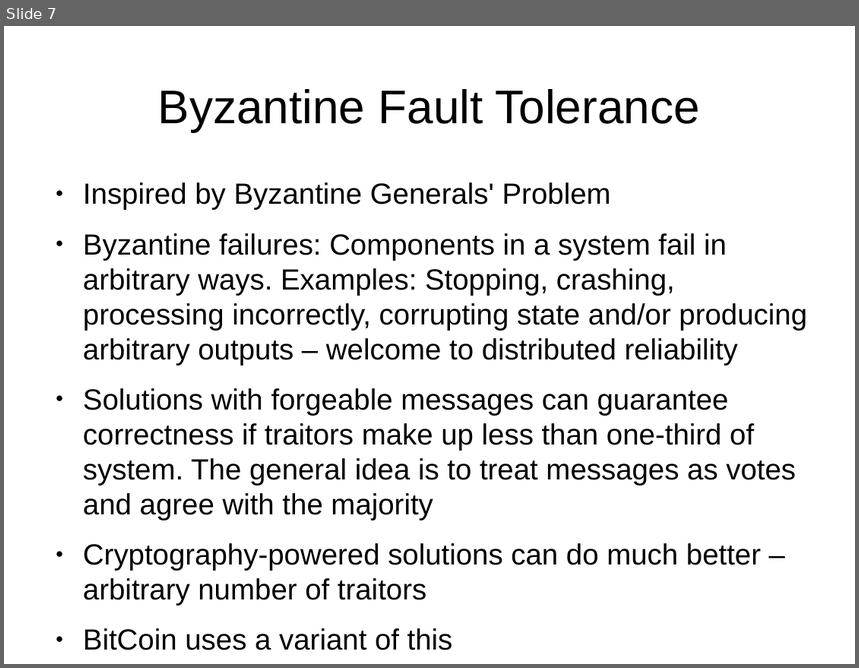
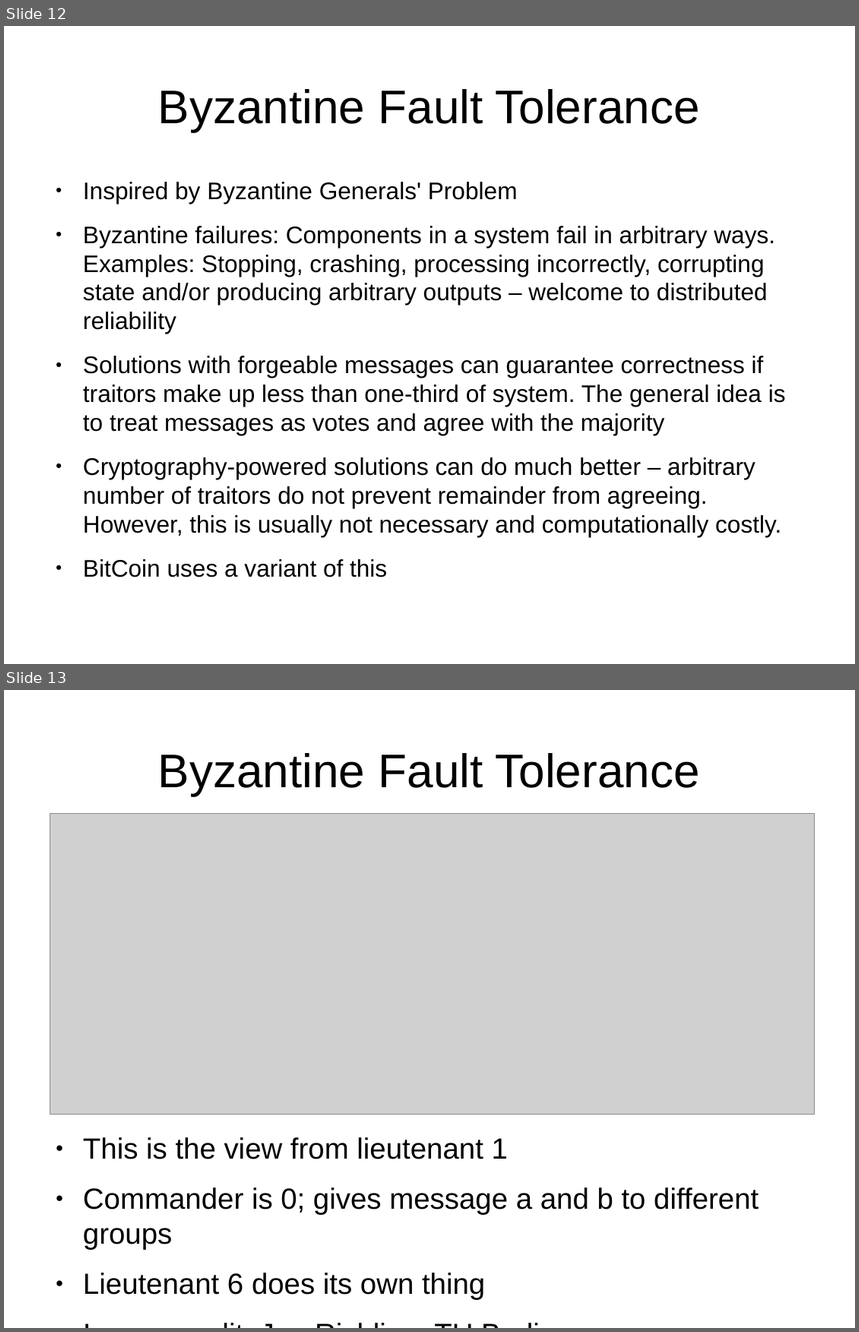
Before and after one commit to tormeh/sanntidpres, a slide deck: Actor model verification talk.odp. Shown one above the other, each under a label of ours: slide 7 before the commit, slides 12 and 13 after it. The pictures are 859x668 and 859x1332 pixels, drawn with LibreOffice and Linux fonts; fonts in the diff are those of the drawing; grey boxes stand for pictures. Boxes give left, top, right and bottom in pixels: in the first picture for what was removed or moved away, otherwise in the second. Text is boxed around its words. In the diff, an @@ line names an element or a change of style, - is before the commit and + after.

```diff
--- a/Actor model verification talk.odp
+++ b/Actor model verification talk.odp
@@ slide 13 added at bbox=[4, 690, 855, 1328], background #FFFFFF @@
@@ title added at bbox=[158, 753, 700, 796], 44 pt, text #000000 @@
+Byzantine Fault Tolerance
@@ picture added at bbox=[50, 814, 815, 1115] @@
@@ text added at bbox=[83, 1138, 759, 1300], 27.2 pt, text #000000 @@
+● This is the view from lieutenant 1
+● Commander is 0; gives message a and b to different groups
+● Lieutenant 6 does its own thing
+Image credit: Jan Richling, TU Berlin
@@ what was slide 7 is now slide 12 @@
@@ slide 12 changed as well @@
@@ text at bbox=[83, 182, 786, 436]: size 27.2 to 22.4 pt in "Inspired by Byzantine Generals' Problem", "Byzantine failures: Components in a system fail ...", "Solutions with forgeable messages can guarantee correctness ...", "BitCoin uses a variant of this" @@
@@ text at bbox=[83, 458, 781, 537]: text changed; size 27.2 to 22.4 pt @@
-● Cryptography-powered solutions can do much better – arbitrary number of traitors
+● Cryptography-powered solutions can do much better – arbitrary number of traitors do not prevent remainder from agreeing. However, this is usually not necessary and computationally costly.
```
Also in this commit, not shown: 7 other slides changed, 8 other slides added, 1 slide removed, 6 other files.
